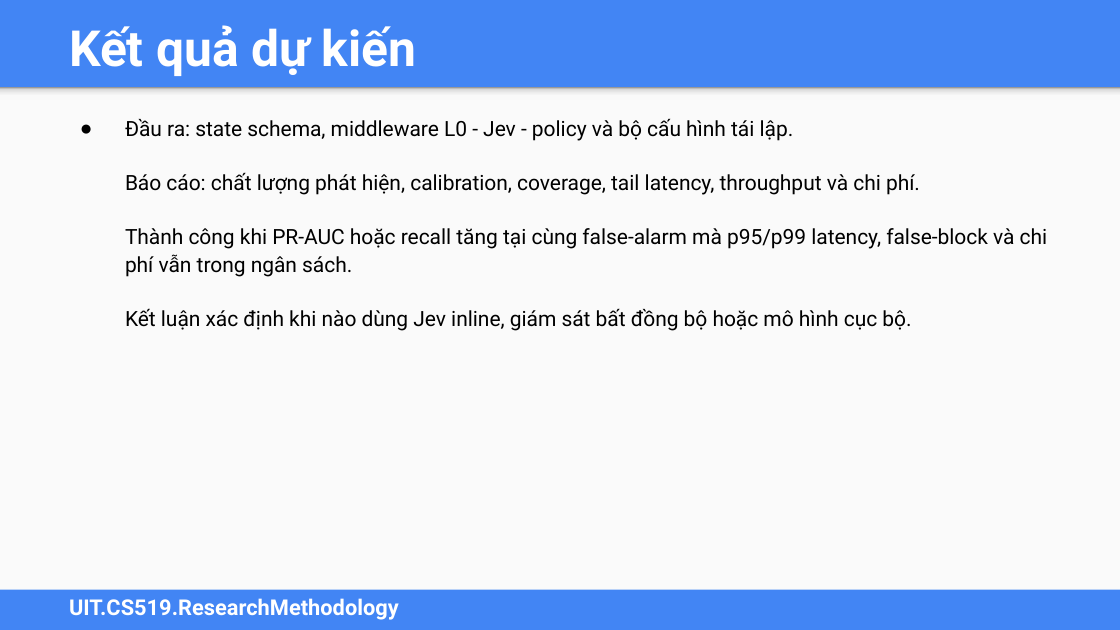
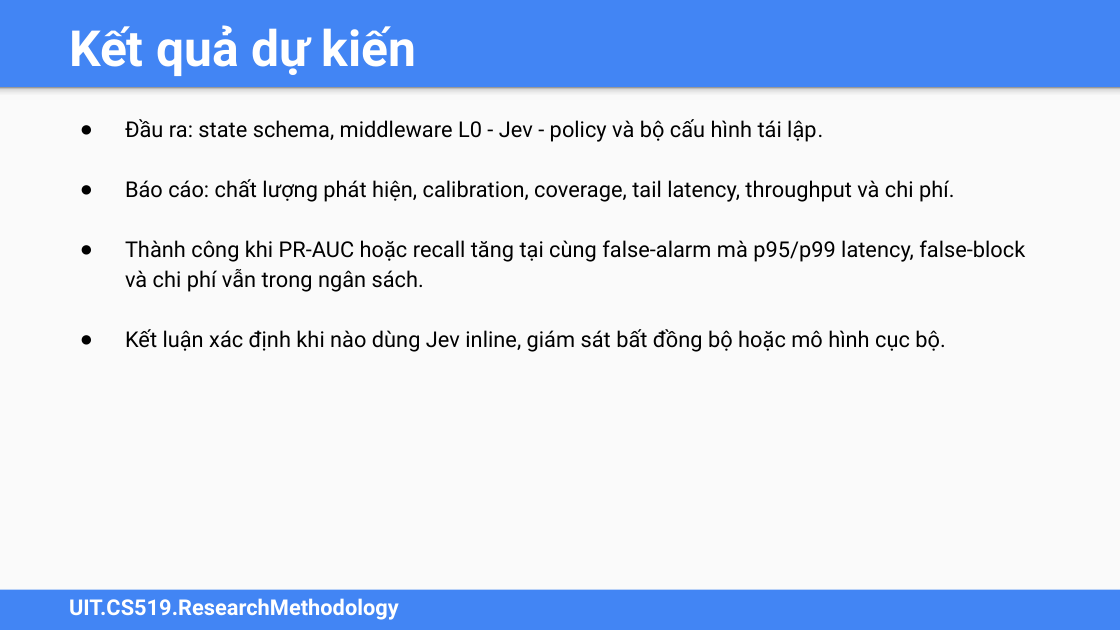
Before and after one commit to Dcode-D/CS2205-de-cuong, a slide deck: slide 8 of CS2205_API_Injection_DeCuong_Slides.pptx. Drawn at 1120x630 pixels with LibreOffice and Linux fonts; fonts in the diff are those of the drawing. Boxes give left, top, right and bottom in pixels: in the first picture for what was removed or moved away, otherwise in the second. Text is boxed around its words. In the diff, an @@ line names an element or a change of style, - is before the commit and + after.

```diff
--- a/CS2205_API_Injection_DeCuong_Slides.pptx
+++ b/CS2205_API_Injection_DeCuong_Slides.pptx
@@ text "Đầu ra: state schema, middleware ..." at <box>125,119,1025,352</box>: size 13.5 to 14 pt; bullet none to ●; less space between paragraphs @@
```
Also in this commit, not shown: 5 other slides changed, 1 other file.
